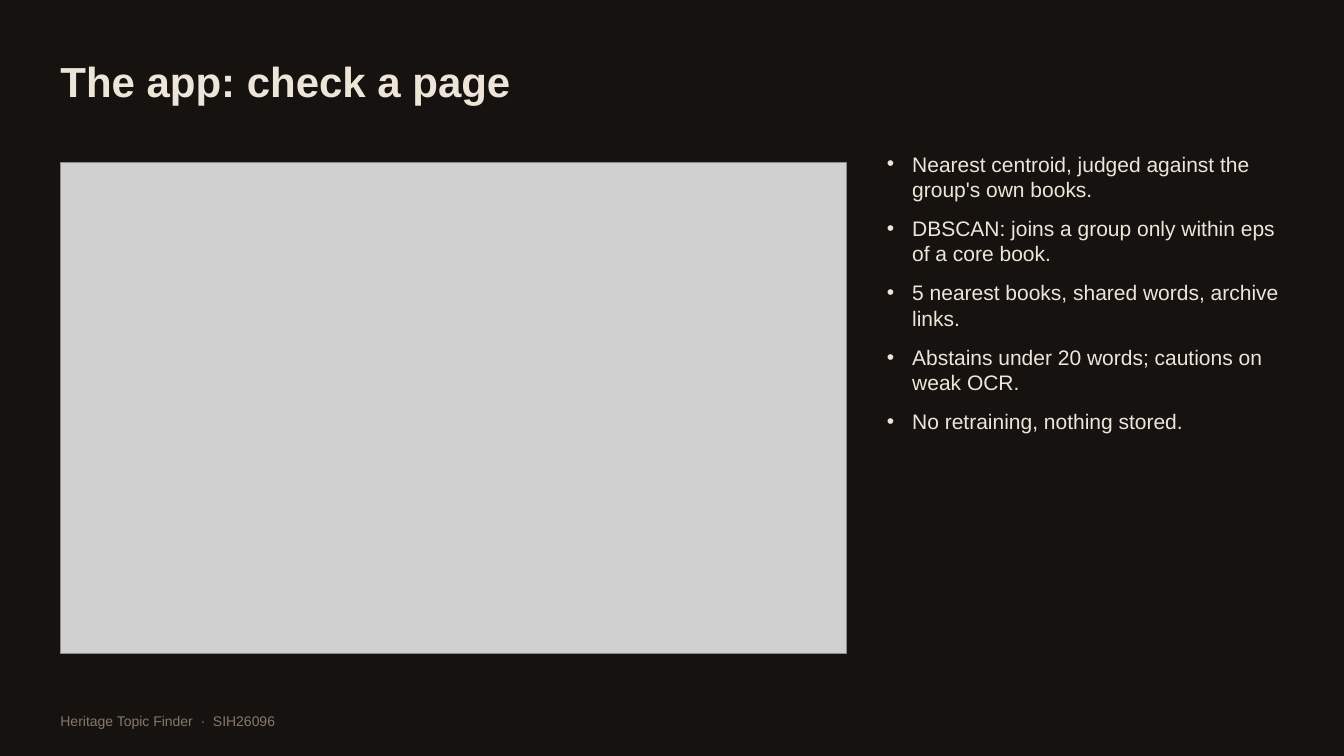
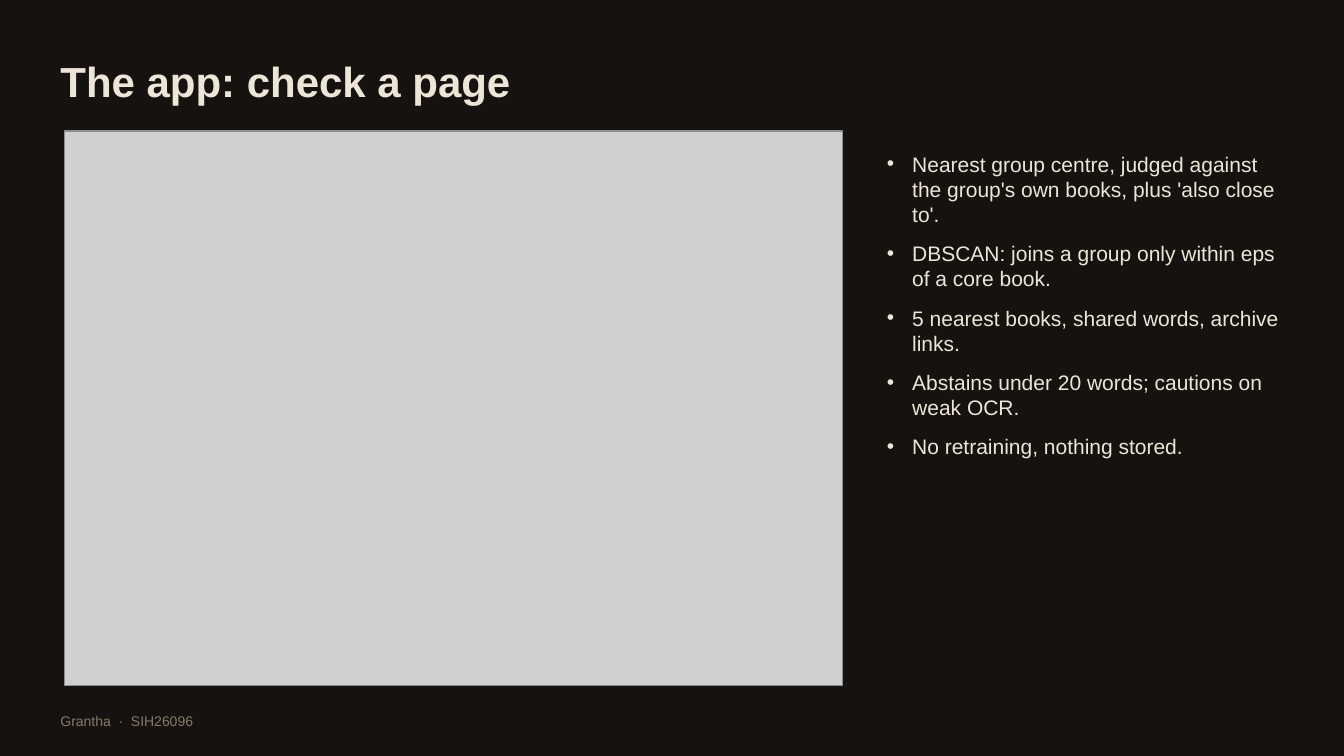
Before and after one commit to rohannes64/Grantha-Heritage-Tracker, a slide deck: slide 13 of docs/Grantha_Deck.pptx (slide 14 before the commit). Drawn at 1344x756 pixels with LibreOffice and Linux fonts; fonts in the diff are those of the drawing; grey boxes stand for pictures. Boxes give left, top, right and bottom in pixels: in the first picture for what was removed or moved away, otherwise in the second. Text is boxed around its words. In the diff, an @@ line names an element or a change of style, - is before the commit and + after.

```diff
--- a/docs/Grantha_Deck.pptx
+++ b/docs/Grantha_Deck.pptx
@@ picture resized from (x1=60, y1=162, x2=847, y2=654) to (x1=65, y1=131, x2=843, y2=686) @@
@@ text at (x1=912, y1=156, x2=1275, y2=222): text changed @@
-• Nearest centroid, judged against the group's own books.
+• Nearest group centre, judged against the group's own books, plus 'also close to'.
@@ text at (x1=60, y1=716, x2=193, y2=726): text changed @@
-Heritage Topic Finder · SIH26096
+Grantha · SIH26096
```
Also in this commit, not shown: 10 other slides changed, 5 slides added, 6 slides removed, 14 other files.
